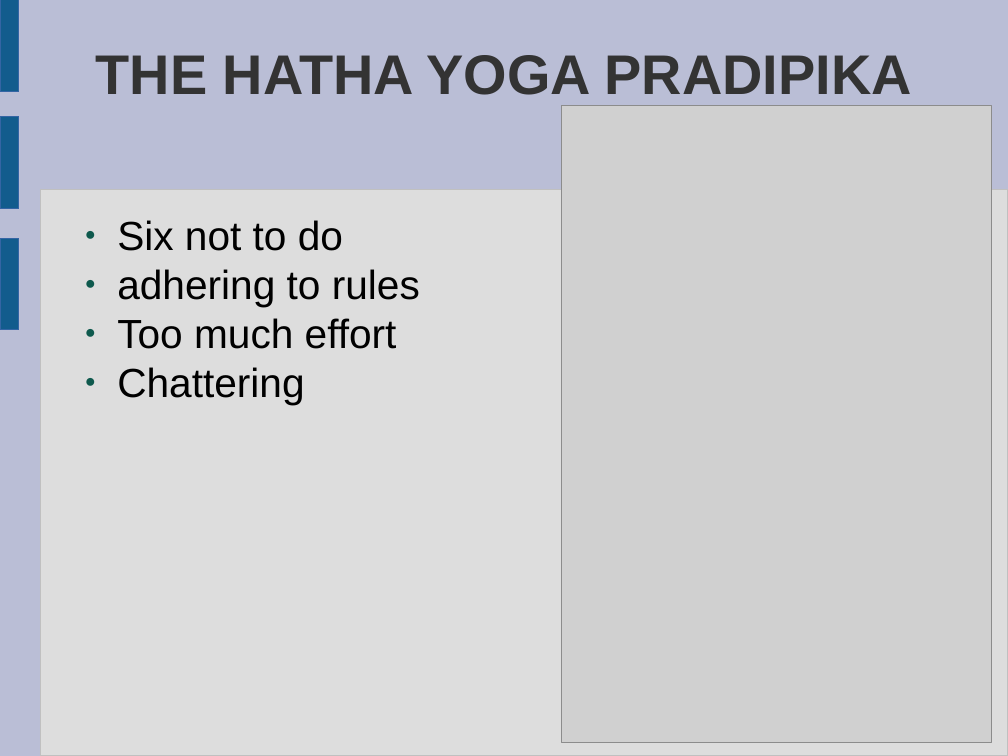
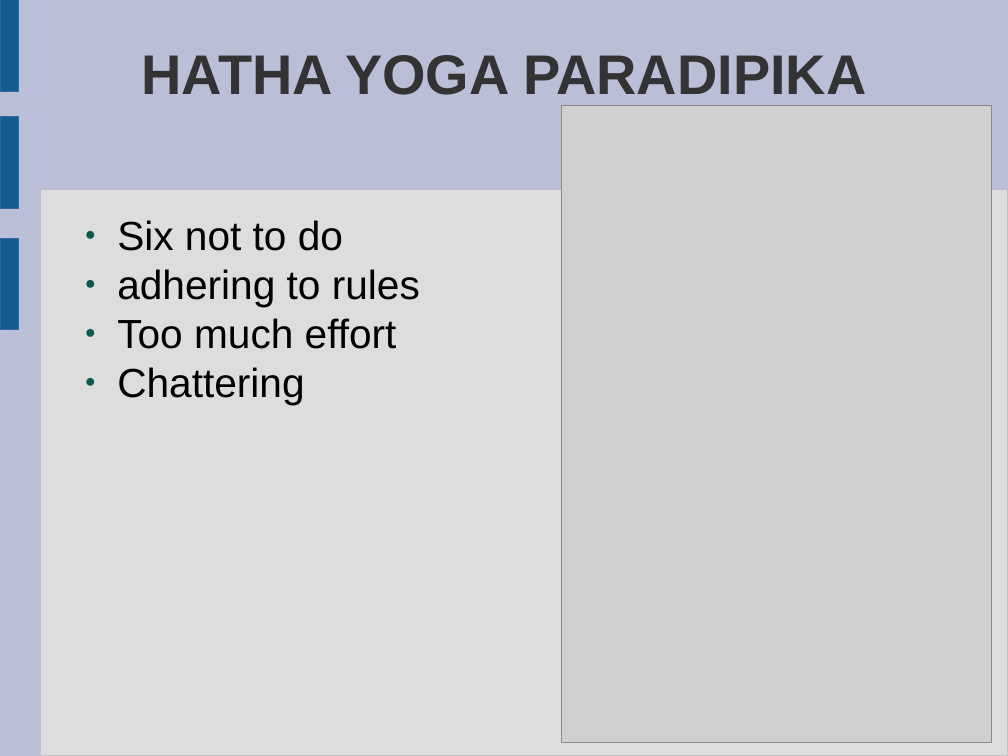
Before and after one commit to peterborkuti/english, a slide deck: slide 9 of yoga_01.odp. Drawn at 1008x756 pixels with LibreOffice and Linux fonts; fonts in the diff are those of the drawing; grey boxes stand for pictures. Boxes give left, top, right and bottom in pixels: in the first picture for what was removed or moved away, otherwise in the second. Text is boxed around its words. In the diff, an @@ line names an element or a change of style, - is before the commit and + after.

```diff
--- a/yoga_01.odp
+++ b/yoga_01.odp
@@ title at (141, 55, 866, 95): text changed @@
-THE HATHA YOGA PRADIPIKA
+HATHA YOGA PARADIPIKA
```
Also in this commit, not shown: 2 other slides changed, 2 slides added.
